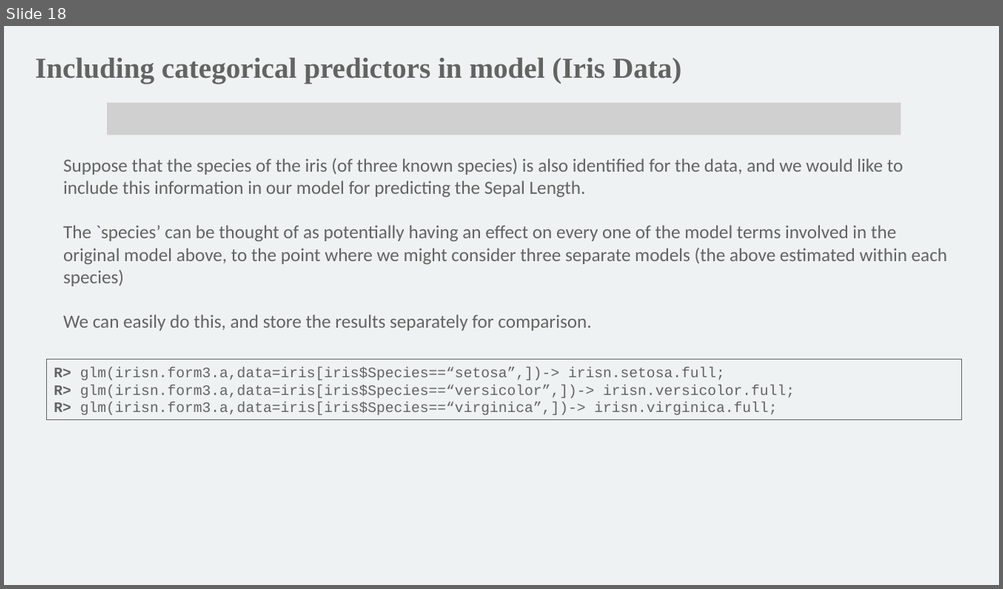
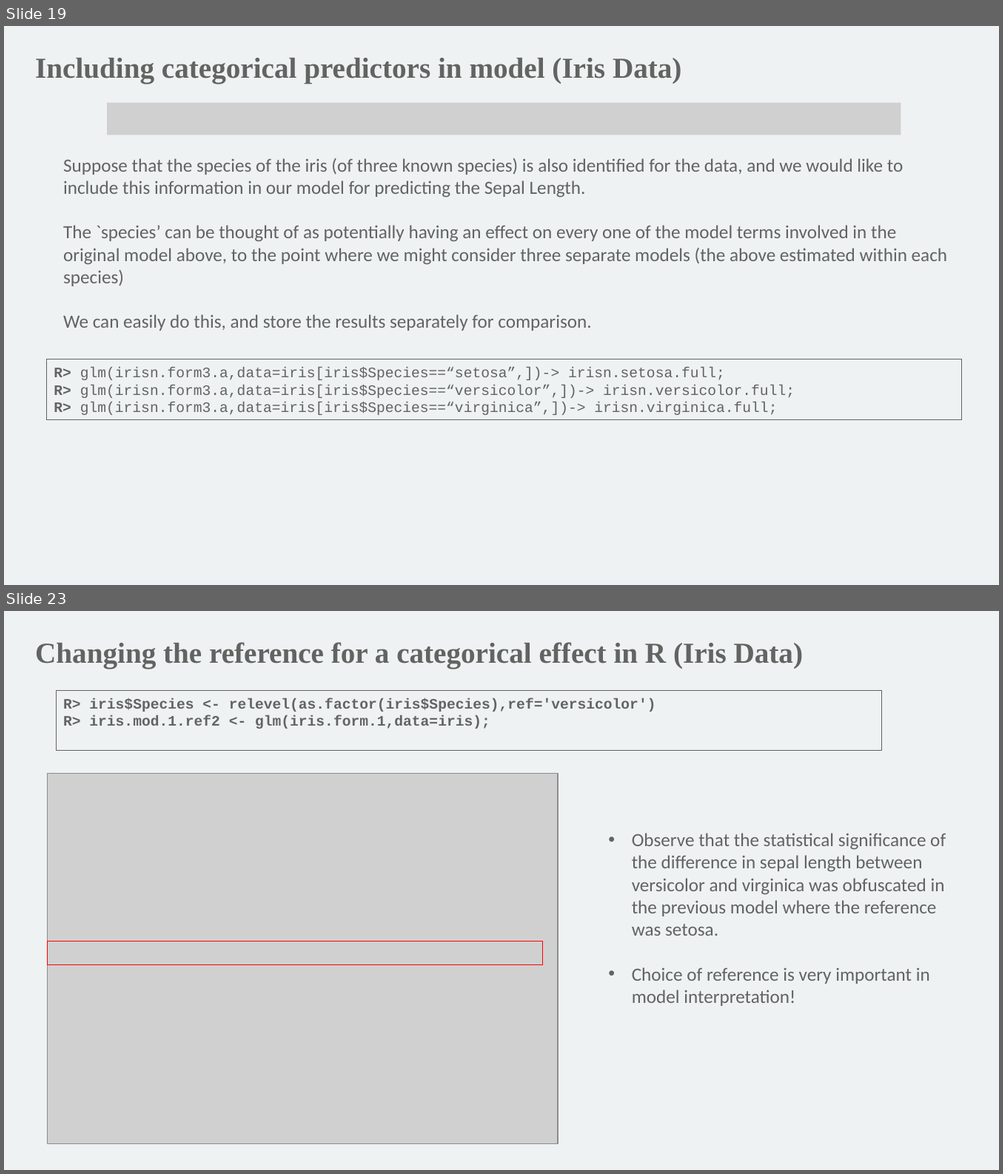
Before and after one commit to mathornton01/2022_UTSW_Lyda_Hill_Department_Beginning_R_Nanocourse, a slide deck: Slides/IntroductionToRForBeginners_DayII_MT.pptx. Shown one above the other, each under a label of ours: slide 18 before the commit, slides 19 and 23 after it; the slides between them are not shown. The pictures are 1003x589 and 1003x1174 pixels, drawn with LibreOffice and Linux fonts; fonts in the diff are those of the drawing; grey boxes stand for pictures; background and template pictures are left out. Boxes give left, top, right and bottom in pixels: in the first picture for what was removed or moved away, otherwise in the second. Text is boxed around its words. In the diff, an @@ line names an element or a change of style, - is before the commit and + after.

```diff
--- a/Slides/IntroductionToRForBeginners_DayII_MT.pptx
+++ b/Slides/IntroductionToRForBeginners_DayII_MT.pptx
@@ slide 23 added at [4,611,999,1170], background #EEF2F3 @@
@@ text added at [35,642,803,668], 28 pt, text #626462, bold @@
+Changing the reference for a categorical effect in R (Iris Data)
@@ rectangle added at [57,691,882,752], outline #626462 0.75 pt, 14 pt, text #626462, bold @@
+R> iris$Species <- relevel(as.factor(iris$Species),ref='versicolor')
+R> iris.mod.1.ref2 <- glm(iris.form.1,data=iris);
@@ picture added at [47,773,558,1145] @@
@@ text added at [632,833,945,1006], 18 pt, text #626462 @@
+• Observe that the statistical significance of the difference in sepal length between versicolor and virginica was obfuscated in the previous model where the reference was setosa.
+• Choice of reference is very important in model interpretation!
@@ rectangle added at [47,942,542,965], outline #FF0000 1 pt @@
@@ what was slide 18 is now slide 19 @@
```
Also in this commit, not shown: 4 slides changed, 8 other slides added, 1 slide removed, 1 other file.
